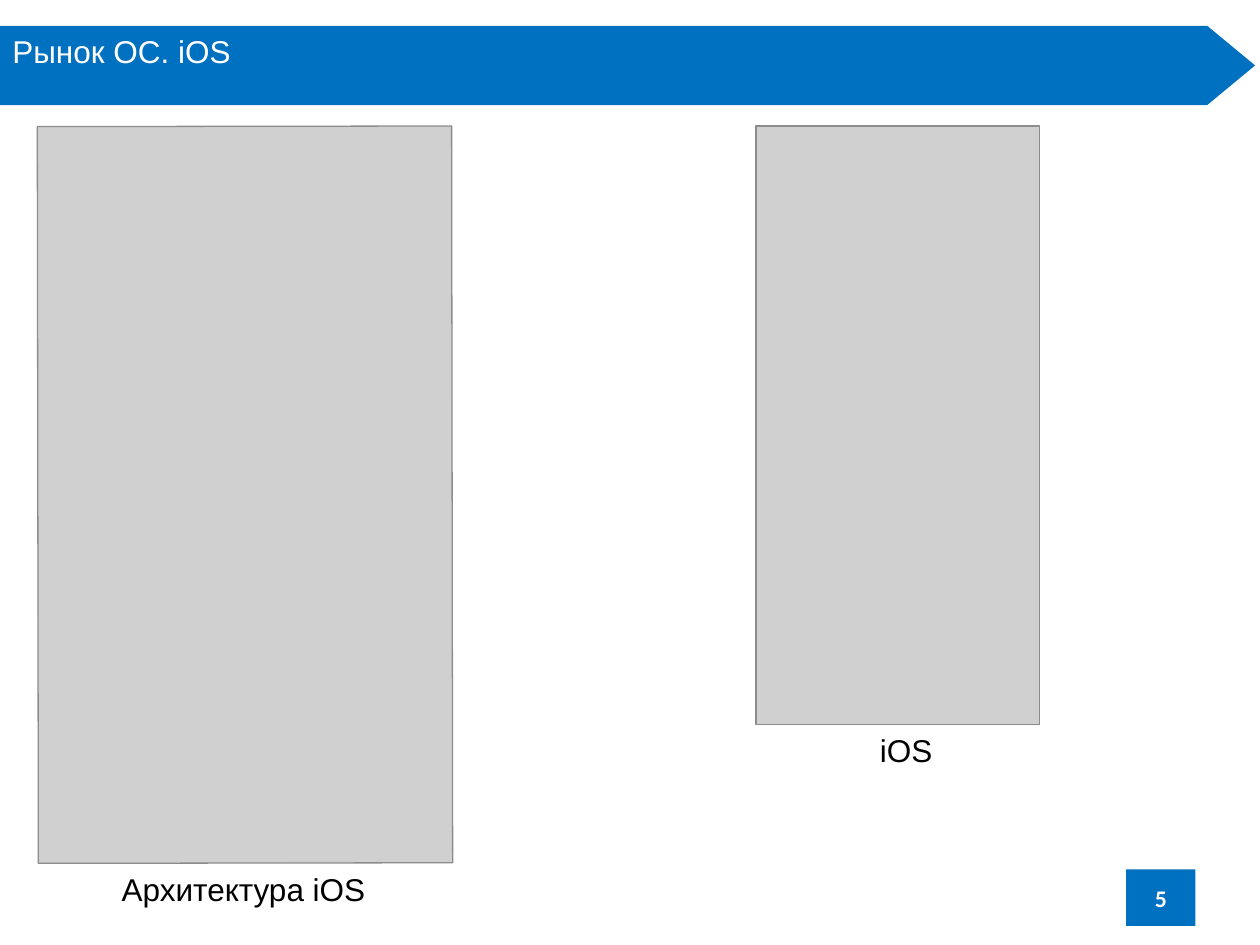
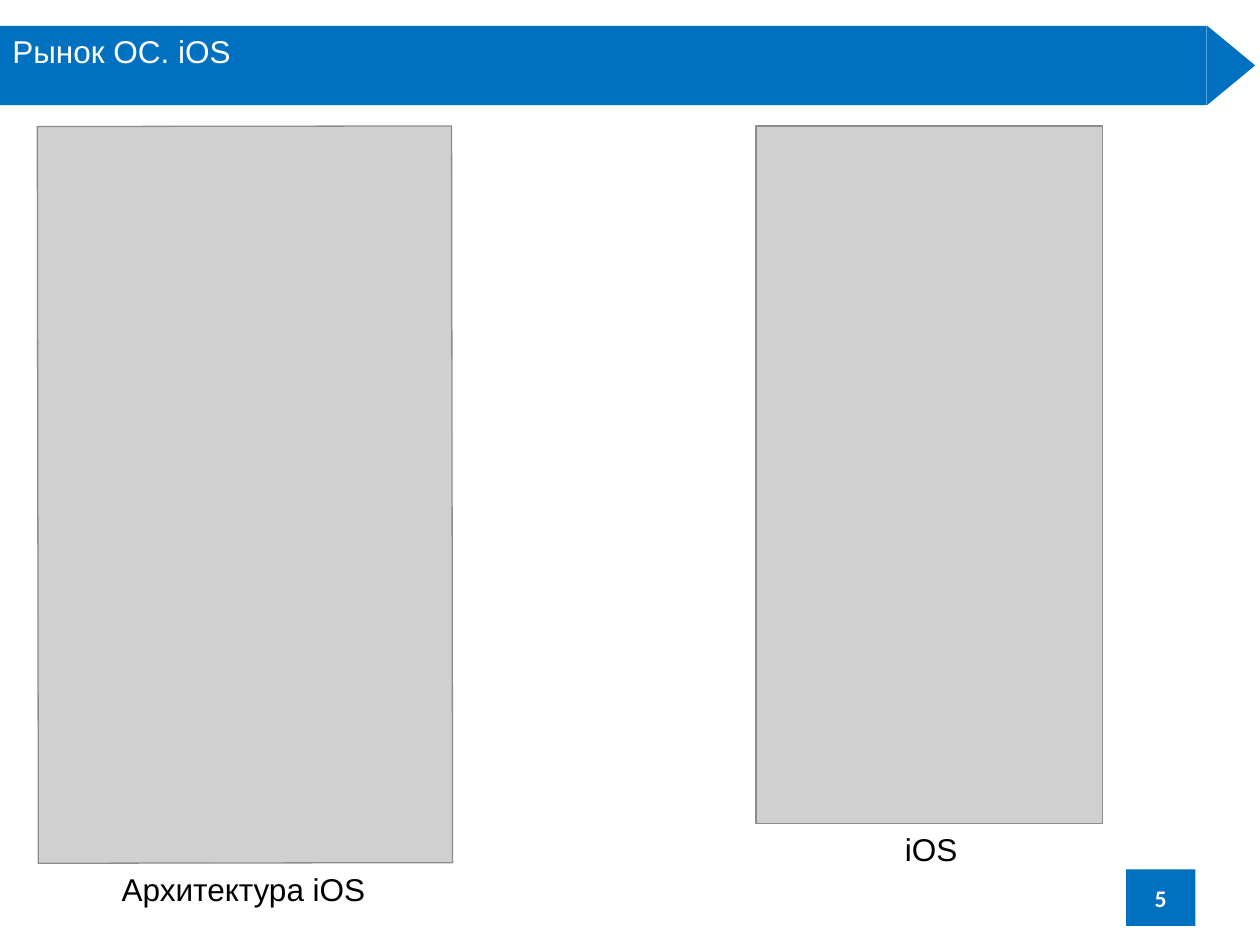
Before and after one commit to HayKor/referat-mobile-OS, a slide deck: slide 5 of Багинян_А_В_доклад.pptx. Drawn at 1260x945 pixels with LibreOffice and Linux fonts; fonts in the diff are those of the drawing; grey boxes stand for pictures. Boxes give left, top, right and bottom in pixels: in the first picture for what was removed or moved away, otherwise in the second. Text is boxed around its words. In the diff, an @@ line names an element or a change of style, - is before the commit and + after.

```diff
--- a/Багинян_А_В_доклад.pptx
+++ b/Багинян_А_В_доклад.pptx
@@ picture: place and size @@
-picture at (756, 126, 1040, 724)
+picture at (756, 126, 1102, 824)
@@ text "iOS": place and size @@
-text "iOS" at (880, 739, 932, 763)
+text "iOS" at (905, 838, 957, 862)
```
Also in this commit, not shown: 4 other slides changed, 3 slides added, 5 other files.
